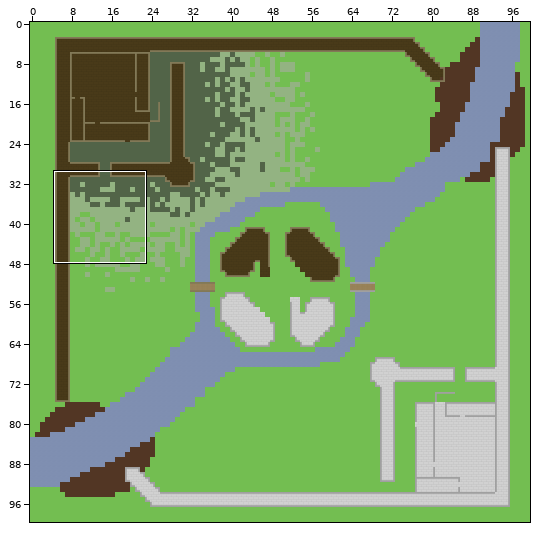
A Tiled map gets an edit: maps/castlewars.tmx. Above: a wide view before the commit, with the close-up outlined.
Close-up. Before the edit:
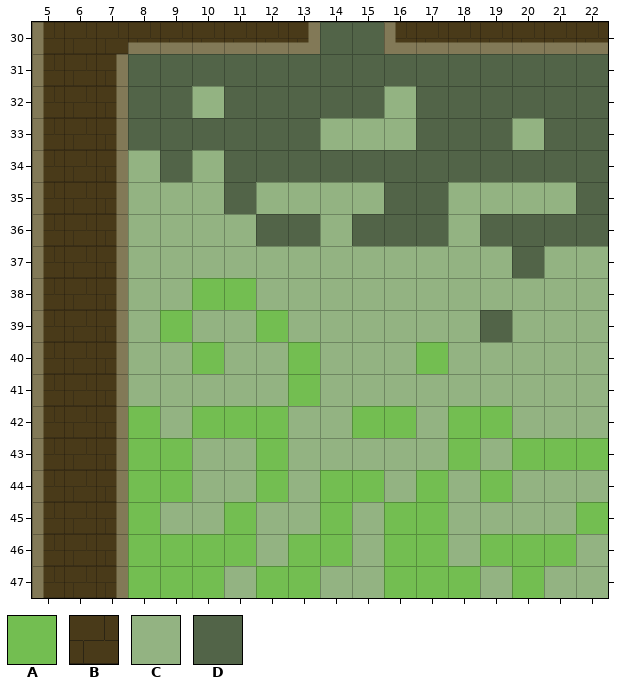
Cells are 50x50 px. Shown: x 5..22, y 30..47. The commit also changed other parts of the map, which this record leaves out.
Key: from "terrain": A 1, B 3, C 6, D 7.
_ is an empty cell.
Layers that did not change in this view are not listed.
Layer "ground-level" before, first column x 5:
30 BBBBBBBBBDDBBBBBBB
31 BBBDDDDDDDDDDDDDDD
32 BBBDDCDDDDDCDDDDDD
33 BBBDDDDDDCCCDDDCDD
34 BBBCDCDDDDDDDDDDDD
35 BBBCCCDCCCCDDCCCCD
36 BBBCCCCDDCDDDCDDDD
37 BBBCCCCCCCCCCCCDCC
38 BBBCCAACCCCCCCCCCC
39 BBBCACCACCCCCCDCCC
40 BBBCCACCACCCACCCCC
41 BBBCCCCCACCCCCCCCC
42 BBBACAAACCAACAACCC
43 BBBAACCACCCCCACAAA
44 BBBAACCACAACACACCC
45 BBBACCACCACAACCCCA
46 BBBAAAACAACAACAAAC
47 BBBAAACAACCAAACACC
New version:
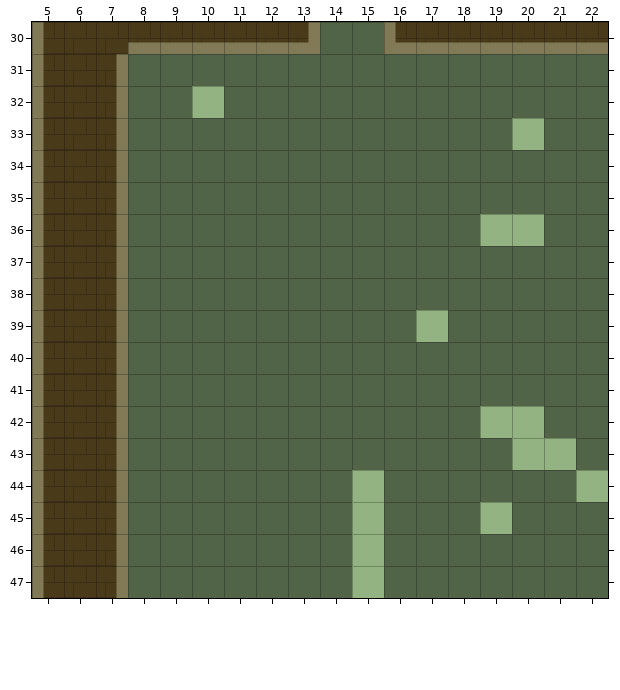
Edits made:
Layer "ground-level":
y 32: x 16 C -> D
y 33: x 14..16 CCC -> DDD
y 34: x 8 C -> D; x 10 C -> D
y 35: x 8..10 CCC -> DDD; x 12..15 CCCC -> DDDD; x 18..21 CCCC -> DDDD
y 36: x 8..11 CCCC -> DDDD; x 14 C -> D; x 18..20 CDD -> DCC
y 37: x 8..19 CCCCCCCCCCCC -> DDDDDDDDDDDD; x 21..22 CC -> DD
y 38: x 8..22 CCAACCCCCCCCCCC -> DDDDDDDDDDDDDDD
y 39: x 8..16 CACCACCCC -> DDDDDDDDD; x 18 C -> D; x 20..22 CCC -> DDD
y 40: x 8..22 CCACCACCCACCCCC -> DDDDDDDDDDDDDDD
y 41: x 8..22 CCCCCACCCCCCCCC -> DDDDDDDDDDDDDDD
y 42: x 8..19 ACAAACCAACAA -> DDDDDDDDDDDC; x 21..22 CC -> DD
y 43: x 8..22 AACCACCCCCACAAA -> DDDDDDDDDDDDCCD
y 44: x 8..21 AACCACAACACACC -> DDDDDDDCDDDDDD
y 45: x 8..14 ACCACCA -> DDDDDDD; x 16..18 AAC -> DDD; x 20..22 CCA -> DDD
y 46: x 8..14 AAAACAA -> DDDDDDD; x 16..22 AACAAAC -> DDDDDDD
y 47: x 8..14 AAACAAC -> DDDDDDD; x 16..22 AAACACC -> DDDDDDD
